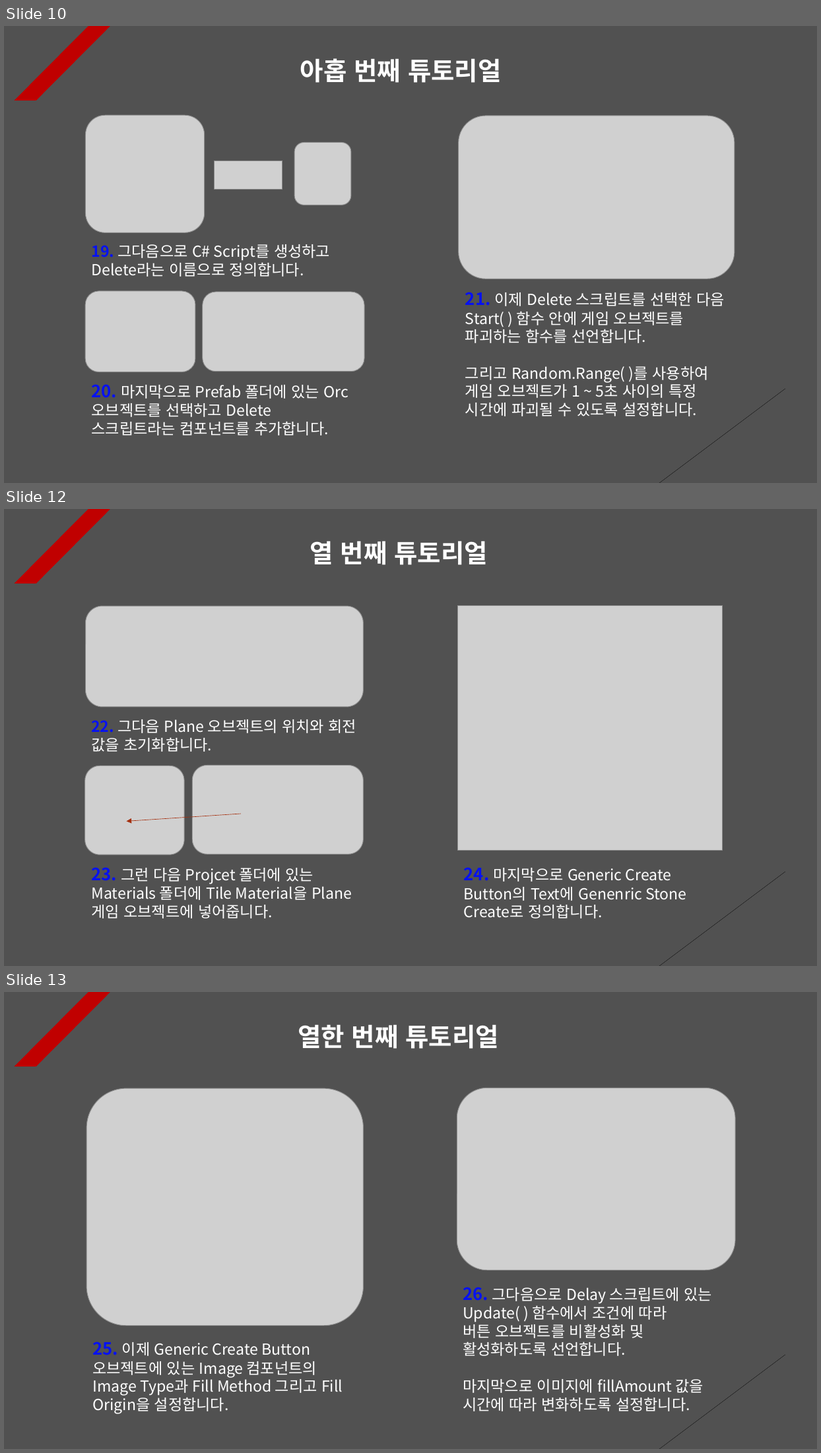
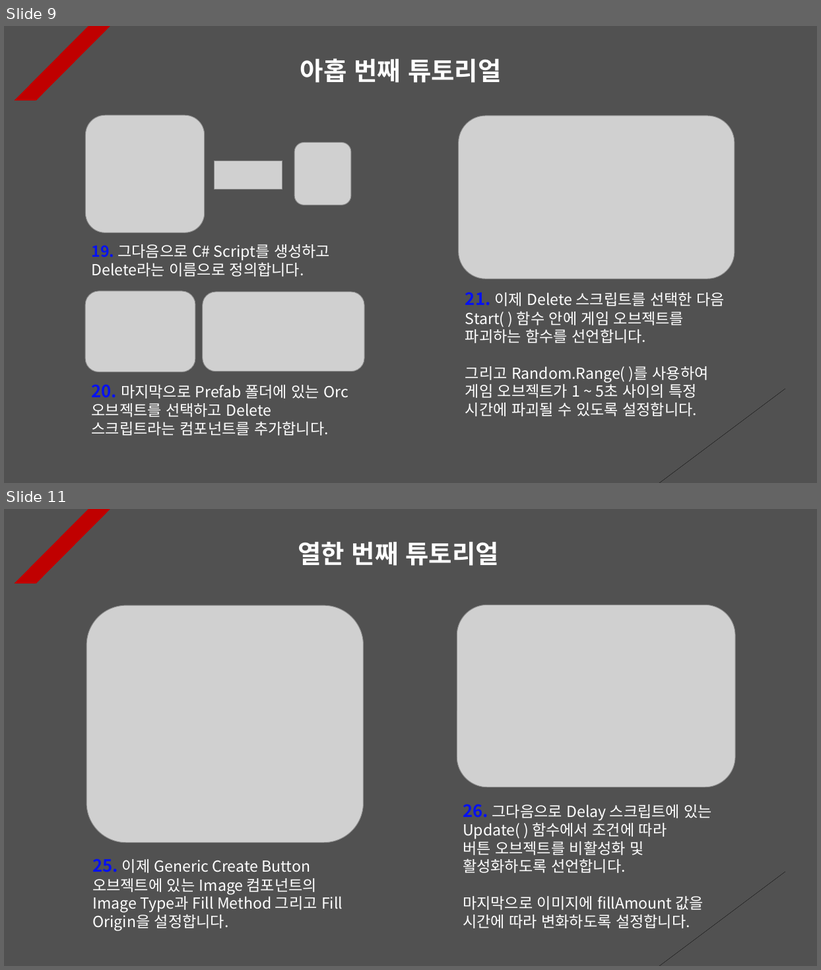
Before and after one commit to Unity2033/3D-UnityEngine, a slide deck: Assets/Class/Instantiate & Destroy/PPT Data/Instatiate and Destroy Example.pptx. Shown one above the other, each under a label of ours: slides 10, 12 and 13 before the commit, slides 9 and 11 after it; the slides between them are not shown. The pictures are 821x1453 and 821x970 pixels, drawn with LibreOffice and Linux fonts; fonts in the diff are those of the drawing; grey boxes stand for pictures. Boxes give left, top, right and bottom in pixels: in the first picture for what was removed or moved away, otherwise in the second. Text is boxed around its words. In the diff, an @@ line names an element or a change of style, - is before the commit and + after.

Commit message:
Physics Tutorial Renewal
- Apply physics materials and use
  physics-based systems

- Each PPT data update

- Enable script components to be
  added when game objects are
  created

- Add tags and set tags

- Adding and deleting resource data

```diff
--- a/Assets/Class/Instantiate & Destroy/PPT Data/Instatiate and Destroy Example.pptx
+++ b/Assets/Class/Instantiate & Destroy/PPT Data/Instatiate and Destroy Example.pptx
@@ slide 12 removed at (4,509,817,966), background #515151; not listed: 2 template elements that a slide beside it also shows @@
@@ text removed at (310,541,488,565) @@
-열 번째 튜토리얼
@@ picture removed at (86,606,363,706) @@
@@ picture removed at (459,605,723,850) @@
@@ text removed at (91,720,357,752) @@
-22. 그다음 Plane 오브젝트의 위치와 회전 값을 초기화합니다.
@@ picture removed at (85,766,185,855) @@
@@ picture removed at (193,765,363,854) @@
@@ arrow removed from (241, 814) to (127, 821) @@
@@ text removed at (92,867,352,919) @@
-23. 그런 다음 Projcet 폴더에 있는 Materials 폴더에 Tile Material을 Plane 게임 오브젝트에 넣어줍니다.
@@ text removed at (464,867,686,919) @@
-24. 마지막으로 Generic Create Button의 Text에 Genenric Stone Create로 정의합니다.
@@ what was slide 10 is now slide 9 @@
@@ what was slide 13 is now slide 11 @@
```
Also in this commit, not shown: 3 slides changed, 1 slide added, 2 other slides removed, 27 other files.
